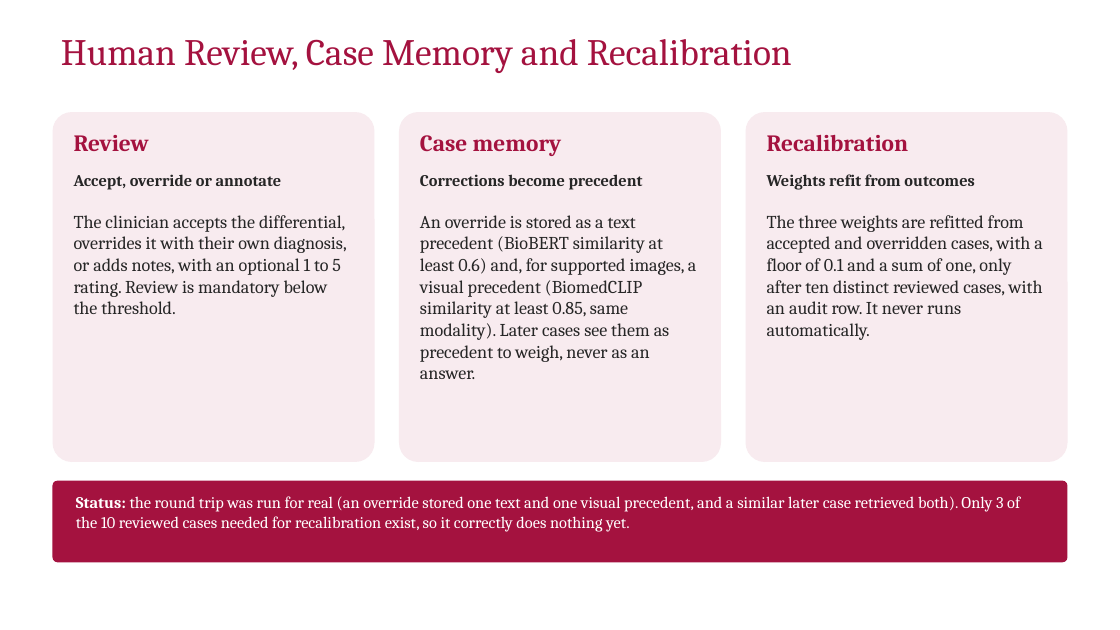
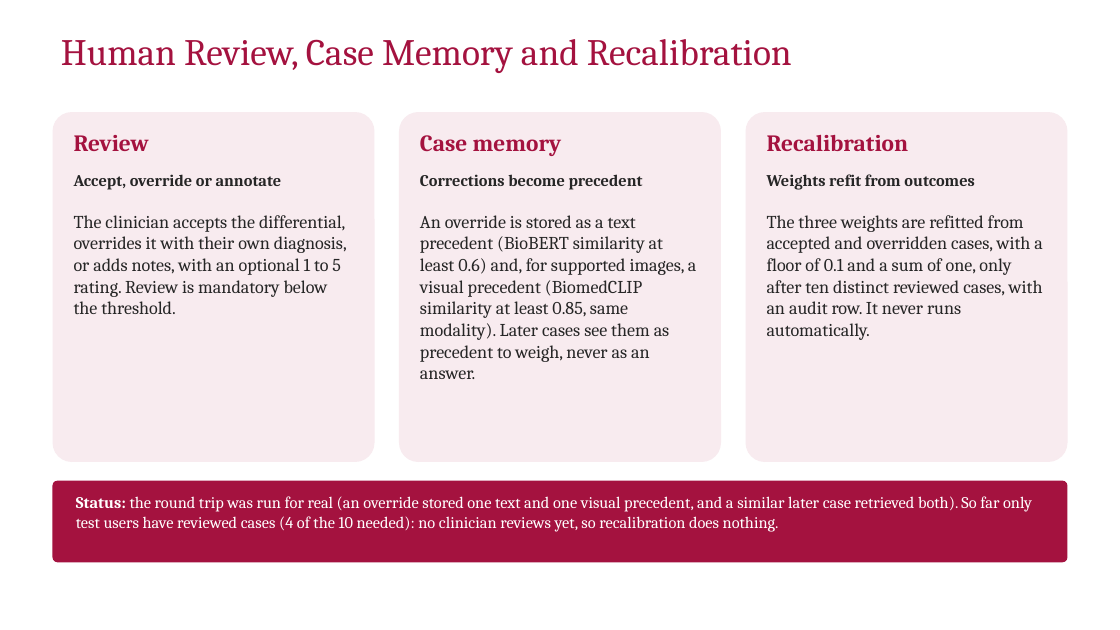
Before and after one commit to hari18305/medorcha, a slide deck: slide 21 of report/MedOrchestrate_Final_Review.pptx. Drawn at 1120x630 pixels with LibreOffice and Linux fonts; fonts in the diff are those of the drawing; background and template pictures are left out. Boxes give left, top, right and bottom in pixels: in the first picture for what was removed or moved away, otherwise in the second. Text is boxed around its words. In the diff, an @@ line names an element or a change of style, - is before the commit and + after.

Commit message:
Presentation: slides no longer imply clinician reviews exist; reviews so far come from test users only (4 of the 10 distinct cases the code counts); latest user save included

```diff
--- a/report/MedOrchestrate_Final_Review.pptx
+++ b/report/MedOrchestrate_Final_Review.pptx
@@ text at <box>76,496,1032,532</box>: text changed @@
-Status: the round trip was run for real (an override stored one text and one visual precedent, and a similar later case retrieved both). Only 3 of the 10 reviewed cases needed for recalibration exist, so it correctly does nothing yet.
+Status: the round trip was run for real (an override stored one text and one visual precedent, and a similar later case retrieved both). So far only test users have reviewed cases (4 of the 10 needed): no clinician reviews yet, so recalibration does nothing.
```
Also in this commit, not shown: 3 other slides changed, 1 other file.
